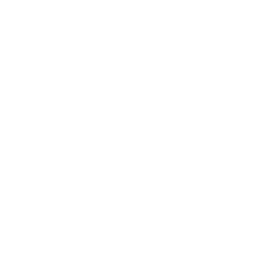
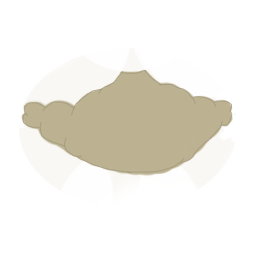
Layers edited between the first and the second 256×256 image:
painted on "Ellipse 1" over [left=19, top=48, right=236, bottom=200]
